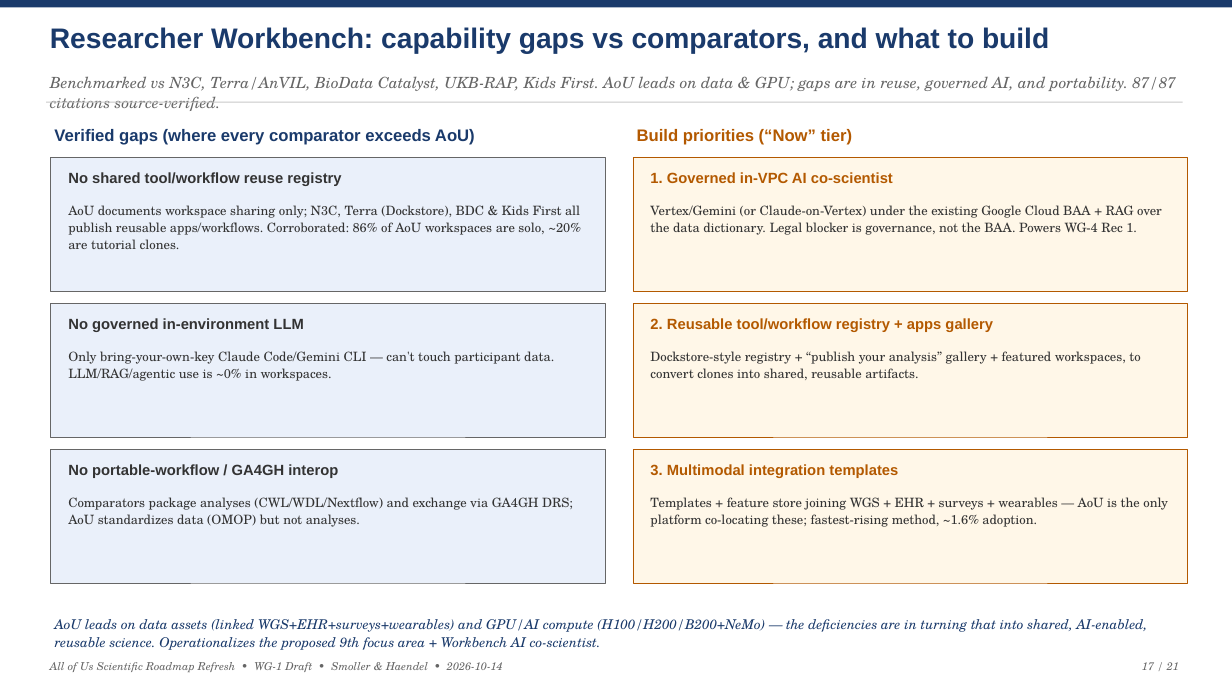
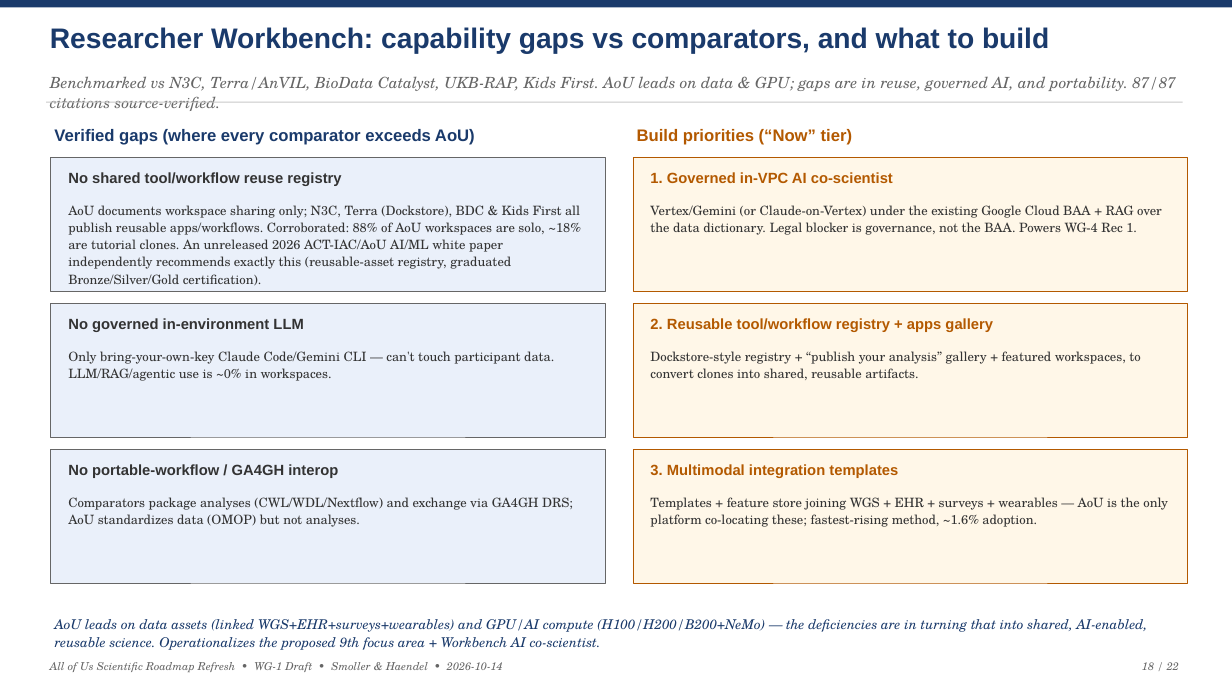
Before and after one commit to mellybelly/all-of-us, a slide deck: slide 18 of resources/deliverables/AoU_Roadmap_Refresh_Draft_Deck.pptx (slide 17 before the commit). Drawn at 1232x693 pixels with LibreOffice and Linux fonts; fonts in the diff are those of the drawing. Boxes give left, top, right and bottom in pixels: in the first picture for what was removed or moved away, otherwise in the second. Text is boxed around its words. In the diff, an @@ line names an element or a change of style, - is before the commit and + after.

```diff
--- a/resources/deliverables/AoU_Roadmap_Refresh_Draft_Deck.pptx
+++ b/resources/deliverables/AoU_Roadmap_Refresh_Draft_Deck.pptx
@@ text at (68,205,581,286): text changed @@
-AoU documents workspace sharing only; N3C, Terra (Dockstore), BDC & Kids First all publish reusable apps/workflows. Corroborated: 86% of AoU workspaces are solo, ~20% are tutorial clones.
+AoU documents workspace sharing only; N3C, Terra (Dockstore), BDC & Kids First all publish reusable apps/workflows. Corroborated: 88% of AoU workspaces are solo, ~18% are tutorial clones. An unreleased 2026 ACT-IAC/AoU AI/ML white paper independently recommends exactly this (reusable-asset registry, graduated Bronze/Silver/Gold certification).
@@ text at (1142,662,1179,670): text changed @@
-17 / 21
+18 / 22
```
Also in this commit, not shown: 19 other slides changed, 1 slide added, 41 other files.
